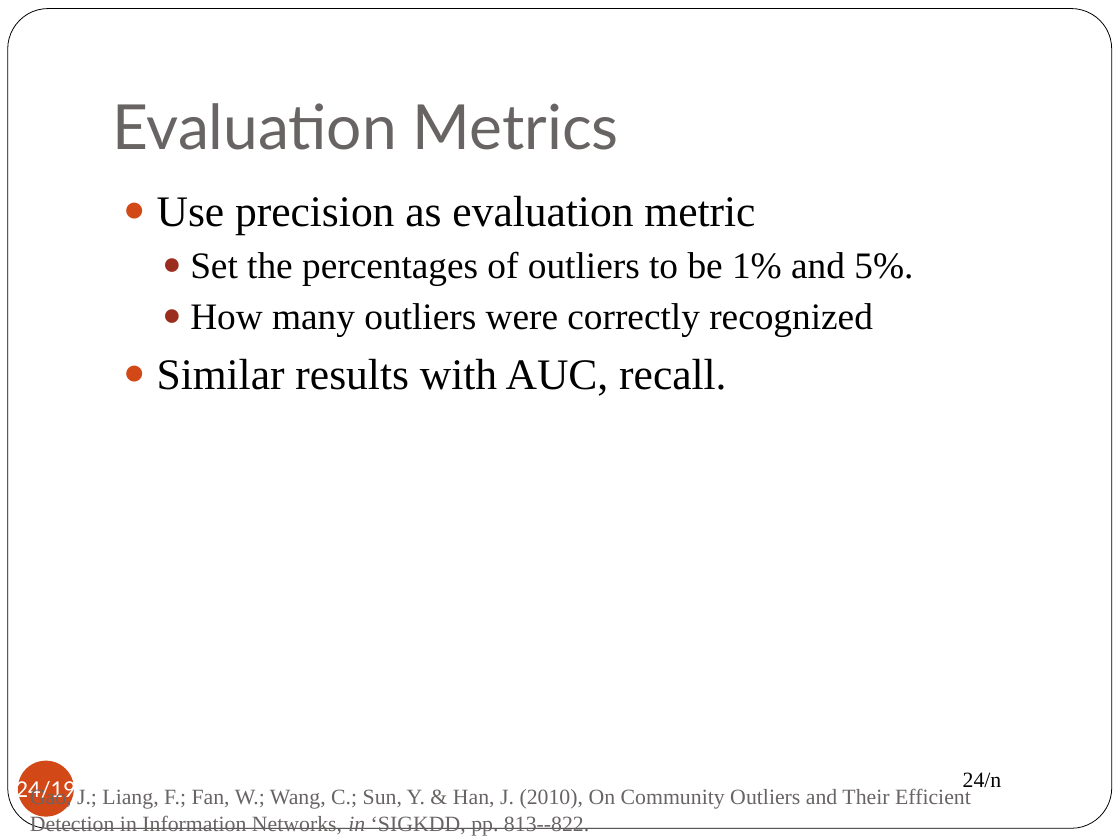
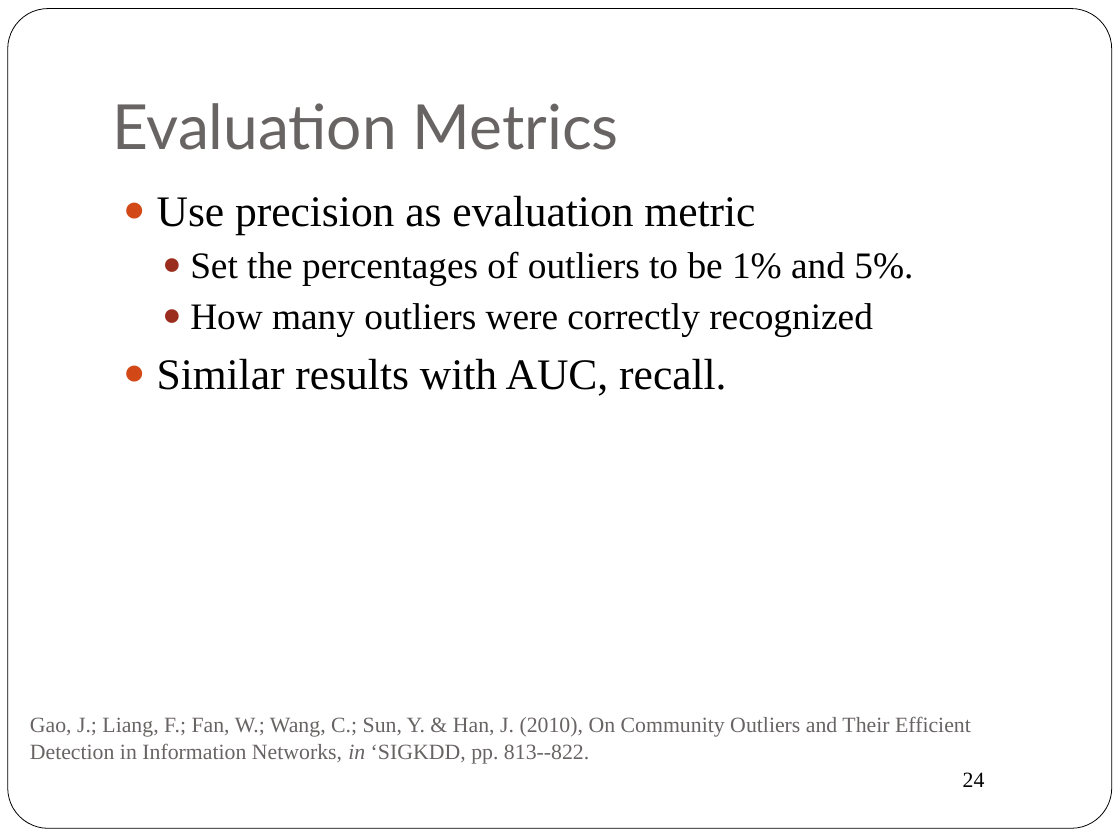
Before and after one commit to oschulte/srl-tutorial-slides, a slide deck: slide 24 of ch6-anomaly.pptx. Drawn at 1120x840 pixels with LibreOffice and Linux fonts; fonts in the diff are those of the drawing. Boxes give left, top, right and bottom in pixels: in the first picture for what was removed or moved away, otherwise in the second. Text is boxed around its words. In the diff, an @@ line names an element or a change of style, - is before the commit and + after.

```diff
--- a/ch6-anomaly.pptx
+++ b/ch6-anomaly.pptx
@@ text "Gao, J.; Liang, F.; Fan, ...": place and size @@
-text "Gao, J.; Liang, F.; Fan, ..." at box(30, 788, 971, 836)
+text "Gao, J.; Liang, F.; Fan, ..." at box(30, 716, 971, 764)
@@ page number removed at box(18, 760, 74, 816) @@
-24/19
@@ page number at box(963, 772, 985, 787): text changed @@
-24/n
+24
```
Also in this commit, not shown: 19 other slides changed, 3 slides added, 2 slides removed.
